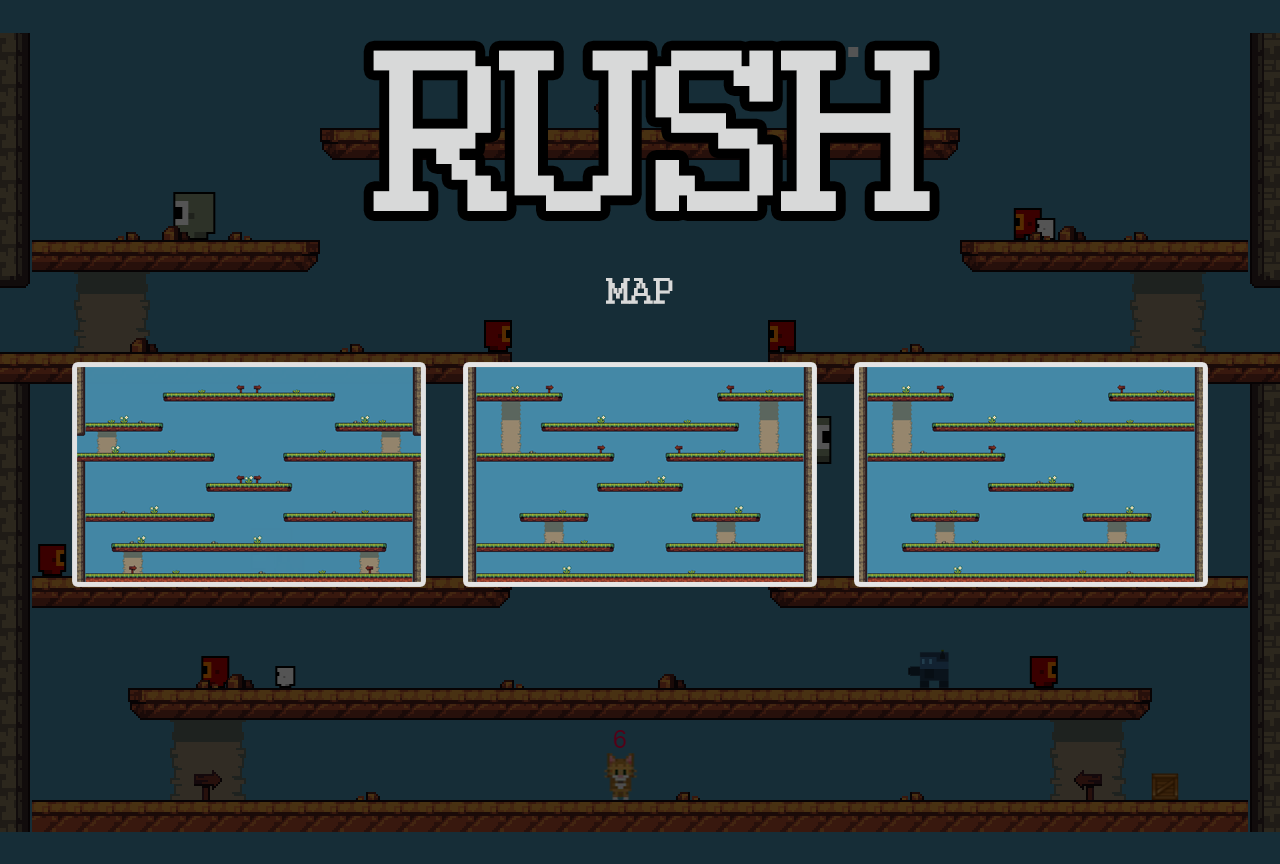
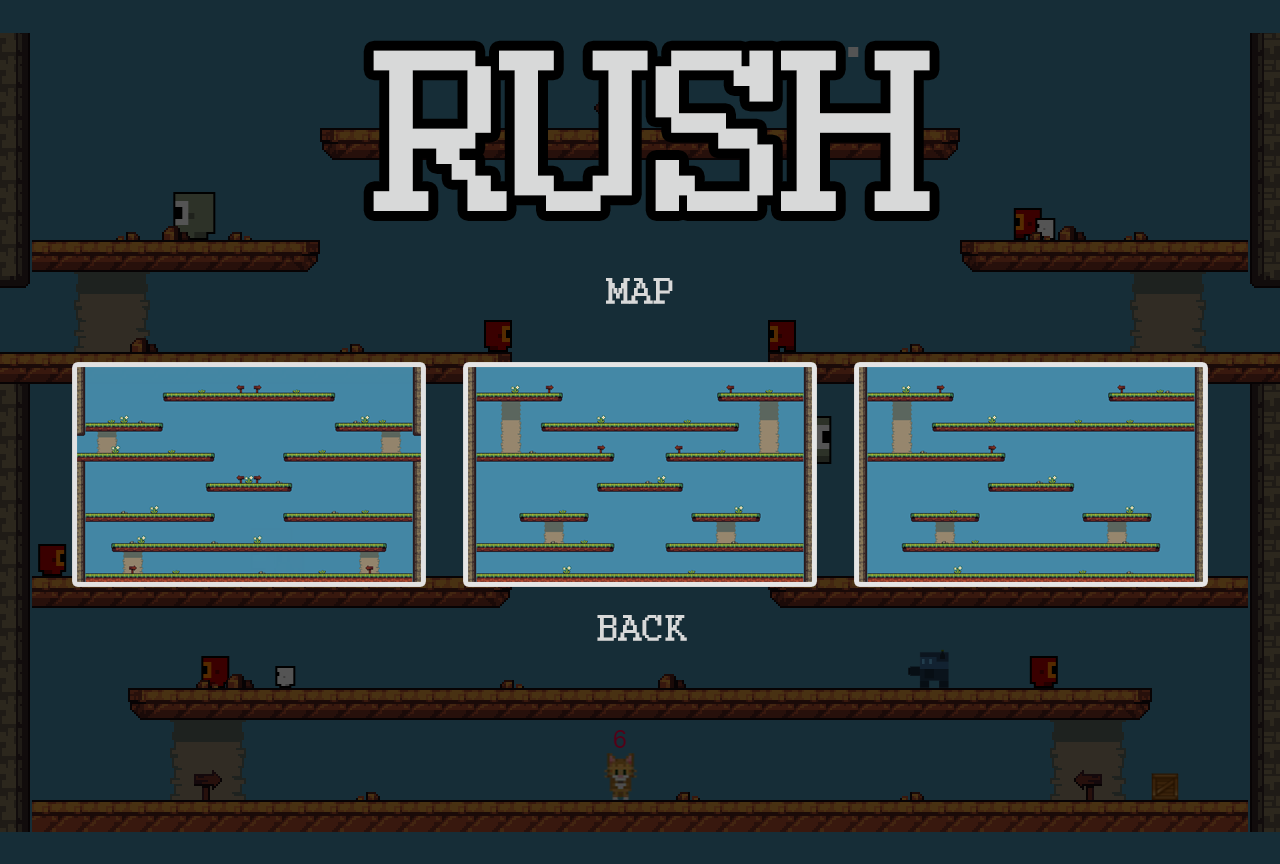
Layered file, before and after one edit (1280 × 864). Changes by layer:
added layer "Back" above "Calque 4" over bbox(597, 615, 687, 641)
